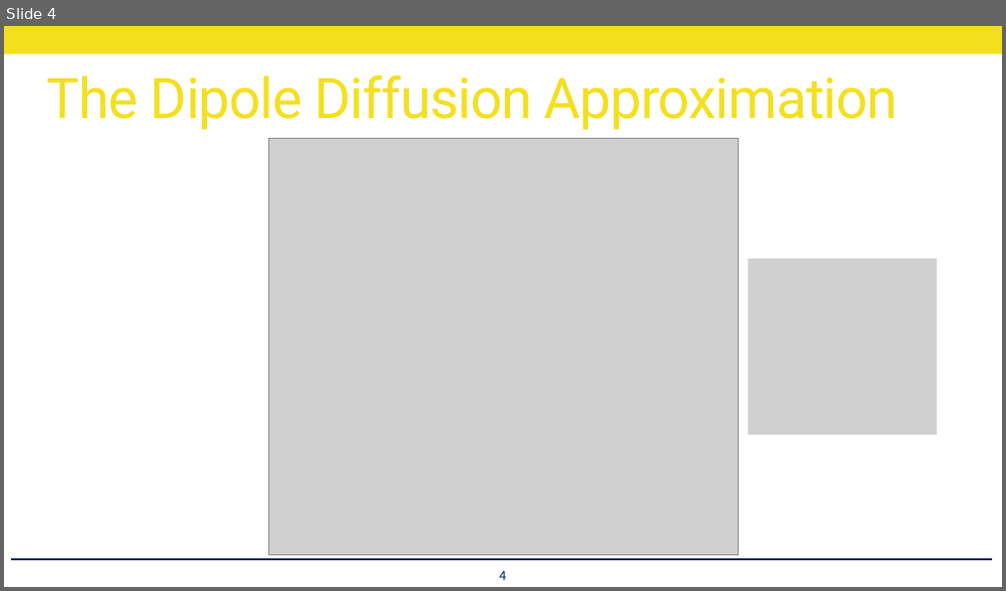
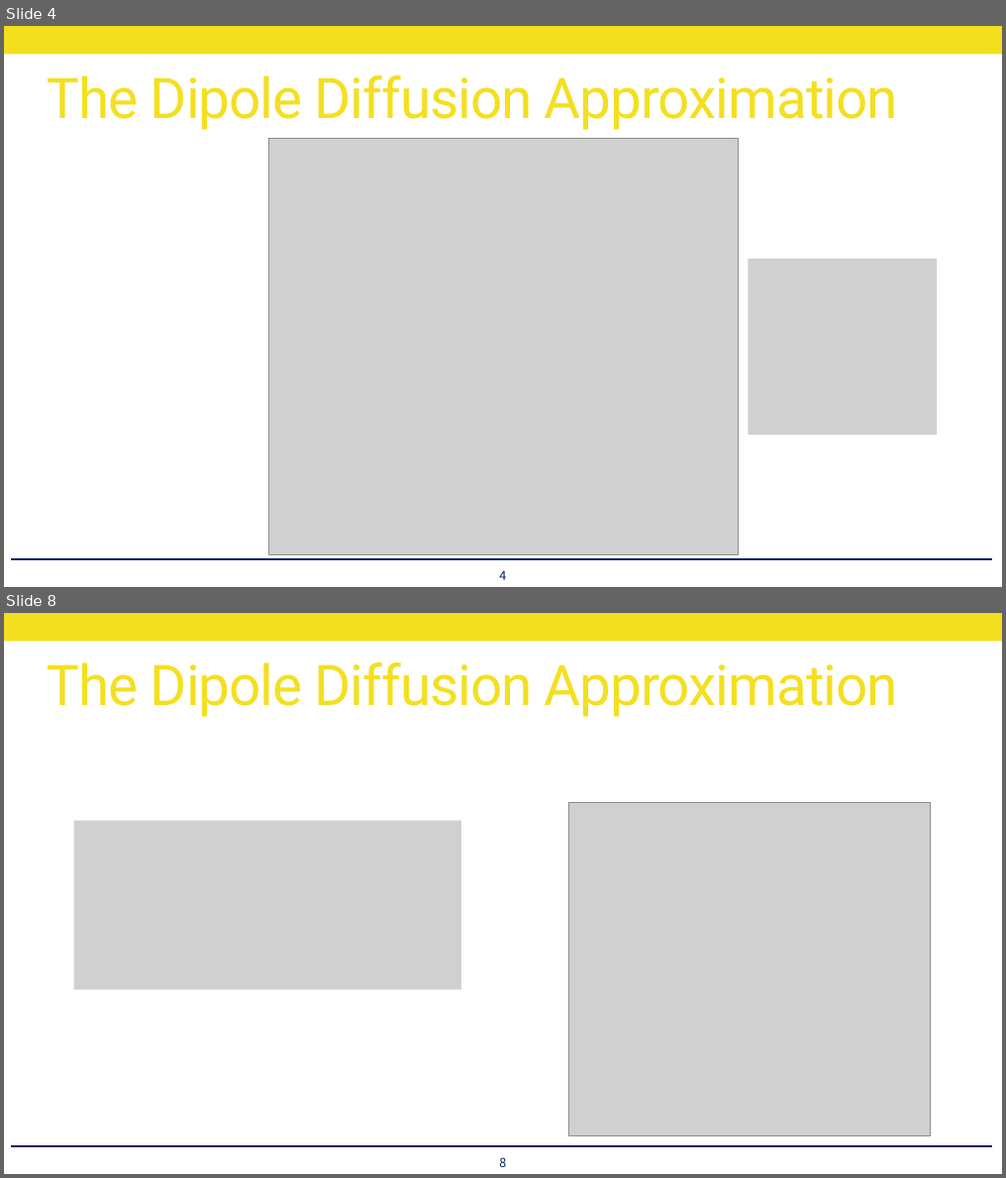
Before and after one commit to utilForever/PBRStudy, a slide deck: Physically Based Rendering - Chapter 16, Part 3.pptx. Shown one above the other, each under a label of ours: slide 4 before the commit, slides 4 and 8 after it; the slides between them are not shown. The pictures are 1006x591 and 1006x1178 pixels, drawn with LibreOffice and Linux fonts; fonts in the diff are those of the drawing; grey boxes stand for pictures. Boxes give left, top, right and bottom in pixels: in the first picture for what was removed or moved away, otherwise in the second. Text is boxed around its words. In the diff, an @@ line names an element or a change of style, - is before the commit and + after.

```diff
--- a/Physically Based Rendering - Chapter 16, Part 3.pptx
+++ b/Physically Based Rendering - Chapter 16, Part 3.pptx
@@ slide 8 added at <box>4,613,1002,1174</box>, background #FFFFFF; not listed: 2 template elements that a slide beside it also shows @@
@@ title added at <box>47,663,898,717</box>, 54 pt, text #F4DF1E @@
+The Dipole Diffusion Approximation
@@ picture added at <box>74,820,462,989</box> @@
@@ picture added at <box>568,802,930,1137</box> @@
@@ page number added at <box>499,1157,506,1167</box>, 12 pt, text #002060 @@
+8
```
Also in this commit, not shown: 7 other slides added.
